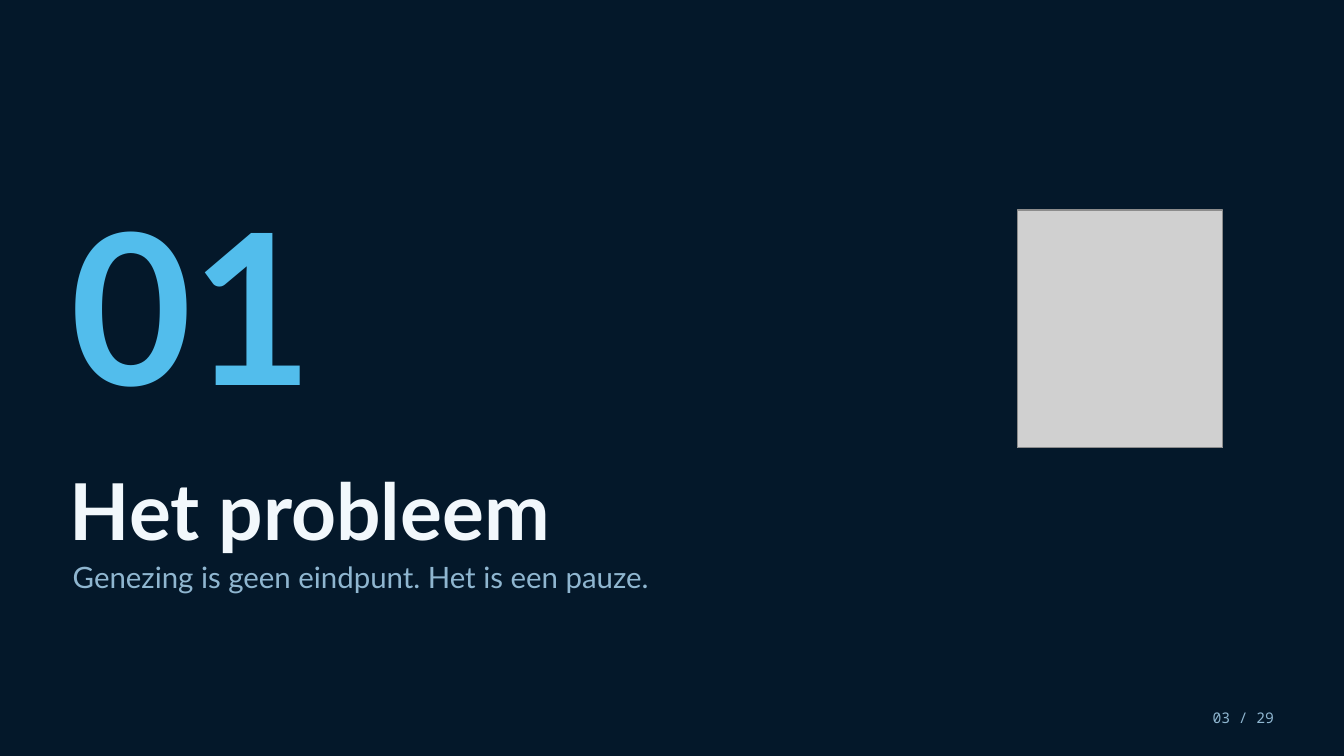
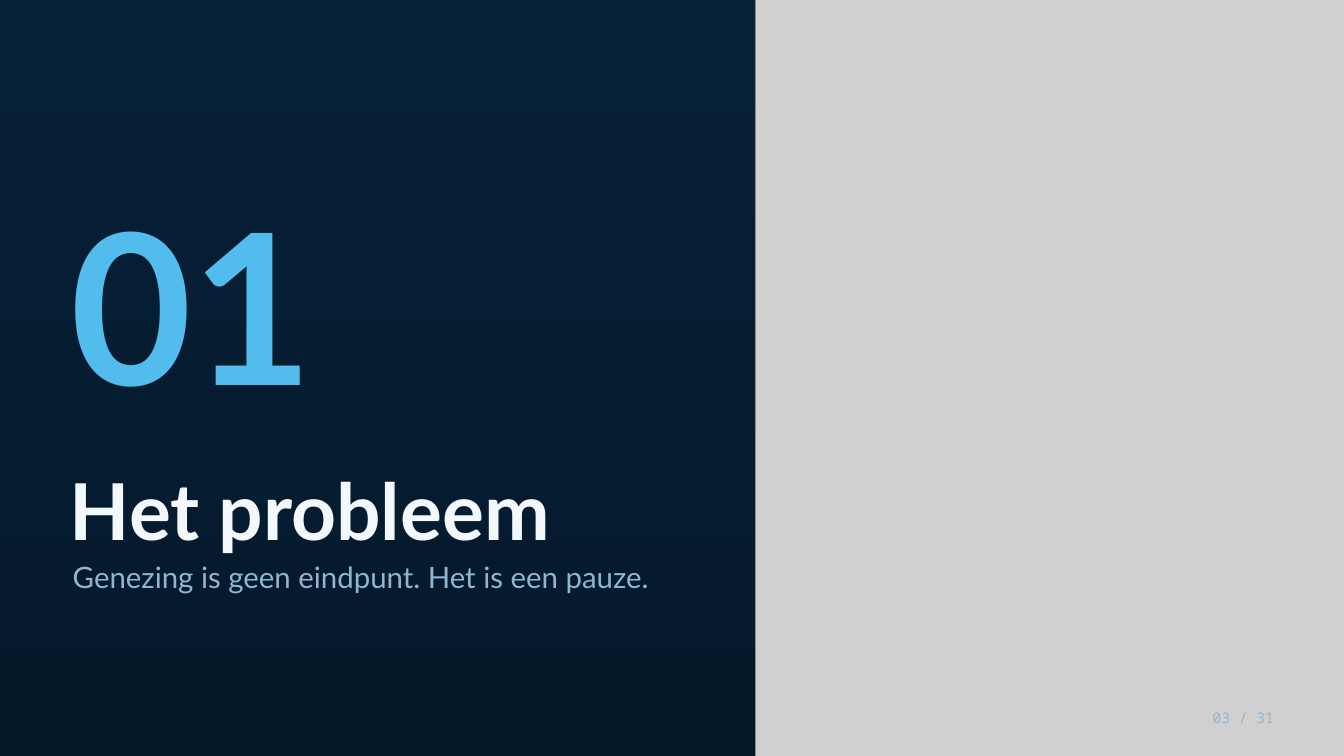
Before and after one commit to Dellfs/paradise-project, a slide deck: slide 3 of PARADISE_presentatie/PARADISE_informatiesessie_voetklinieken.pptx. Drawn at 1344x756 pixels with LibreOffice and Linux fonts; fonts in the diff are those of the drawing; grey boxes stand for pictures. Boxes give left, top, right and bottom in pixels: in the first picture for what was removed or moved away, otherwise in the second. Text is boxed around its words. In the diff, an @@ line names an element or a change of style, - is before the commit and + after.

```diff
--- a/PARADISE_presentatie/PARADISE_informatiesessie_voetklinieken.pptx
+++ b/PARADISE_presentatie/PARADISE_informatiesessie_voetklinieken.pptx
@@ rectangle at (0, 0, 1344, 756): fill #04182A to gradient #072138 to #04182A @@
@@ picture: place and size @@
-picture at (1017, 210, 1223, 448)
+picture at (756, 0, 1344, 756)
@@ text removed at (1213, 712, 1274, 723) @@
-03 / 29
```
Also in this commit, not shown: 28 other slides changed, 2 slides added, 4 other files.
